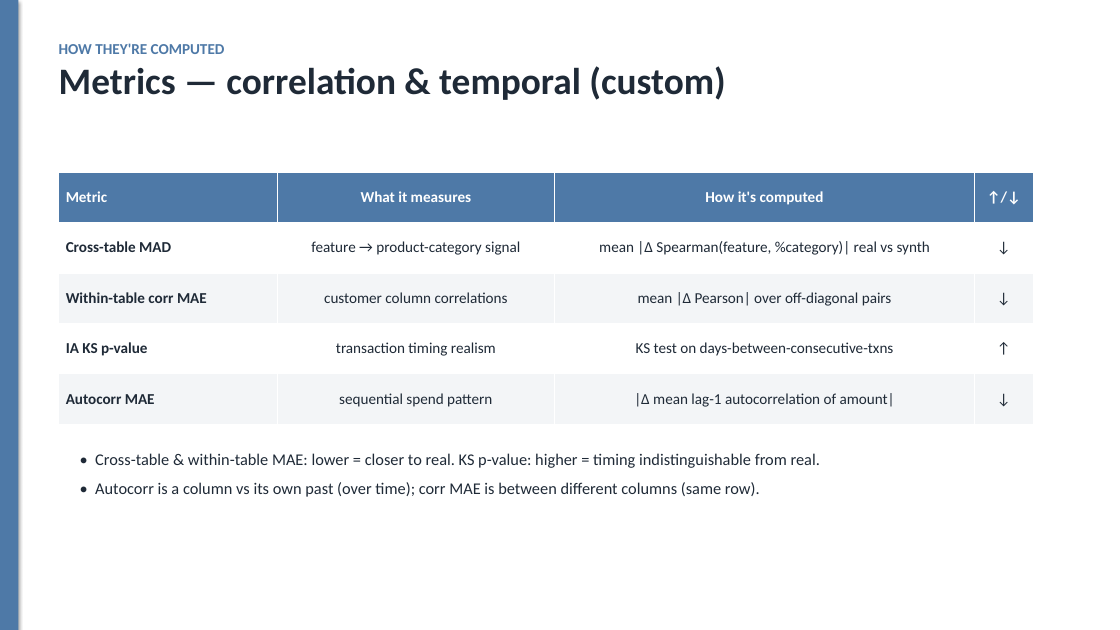
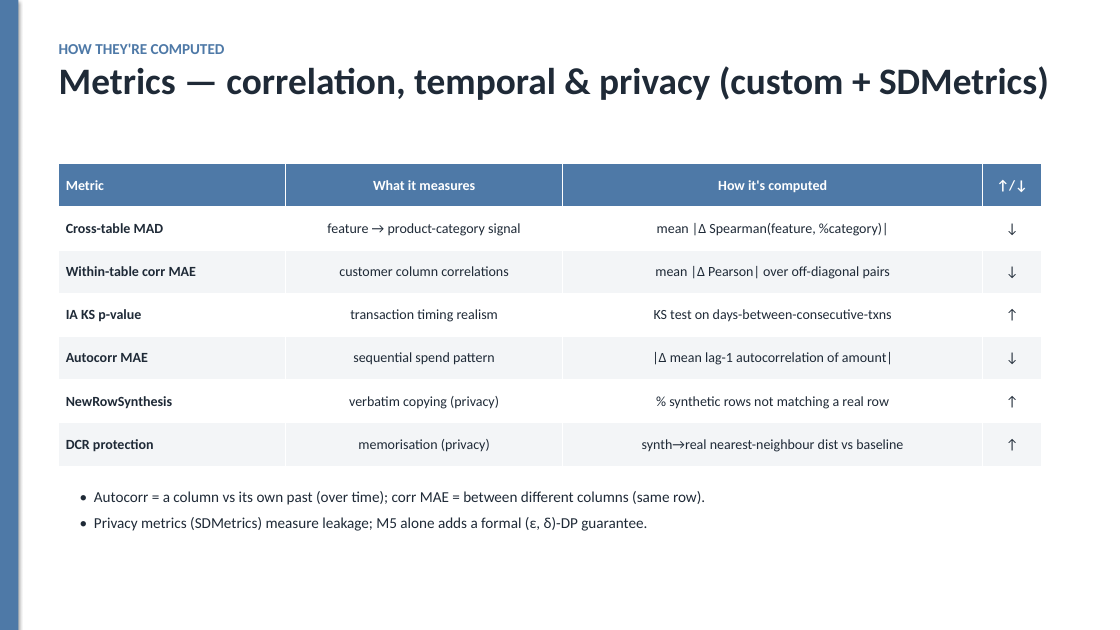
Before and after one commit to dylanwang2111/synthetic_data_gen, a slide deck: slide 10 of slides.pptx. Drawn at 1120x630 pixels with LibreOffice and Linux fonts; fonts in the diff are those of the drawing. Boxes give left, top, right and bottom in pixels: in the first picture for what was removed or moved away, otherwise in the second. Text is boxed around its words. In the diff, an @@ line names an element or a change of style, - is before the commit and + after.

```diff
--- a/slides.pptx
+++ b/slides.pptx
@@ text at (x1=59, y1=66, x2=1049, y2=100): text changed @@
-Metrics — correlation & temporal (custom)
+Metrics — correlation, temporal & privacy (custom + SDMetrics)
@@ table at (x1=59, y1=164, x2=1042, y2=466) @@
-row 2, column 3: mean |Δ Spearman(feature, %category)| real vs synth
+row 2, column 3: mean |Δ Spearman(feature, %category)|
+row 6: NewRowSynthesis | verbatim copying (privacy) | % synthetic rows not matching a real row | ↑
+row 7: DCR protection | memorisation (privacy) | synth→real nearest-neighbour dist vs baseline | ↑
@@ table resized from (x1=59, y1=172, x2=1033, y2=424) to (x1=59, y1=164, x2=1042, y2=466) @@
@@ text at (x1=94, y1=491, x2=705, y2=531): text changed; size 14 to 13 pt @@
-• Cross-table & within-table MAE: lower = closer to real. KS p-value: higher = timing indistinguishable from real.
-• Autocorr is a column vs its own past (over time); corr MAE is between different columns (same row).
+• Autocorr = a column vs its own past (over time); corr MAE = between different columns (same row).
+• Privacy metrics (SDMetrics) measure leakage; M5 alone adds a formal (ε, δ)-DP guarantee.
```
Also in this commit, not shown: 6 other slides changed, 1 slide added, 37 other files.
